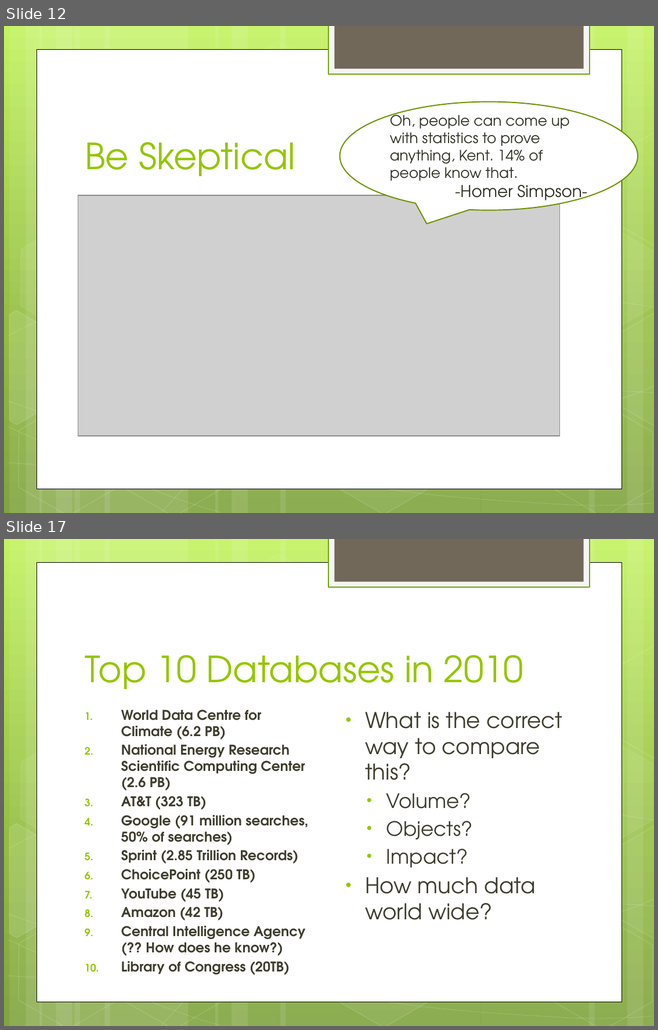
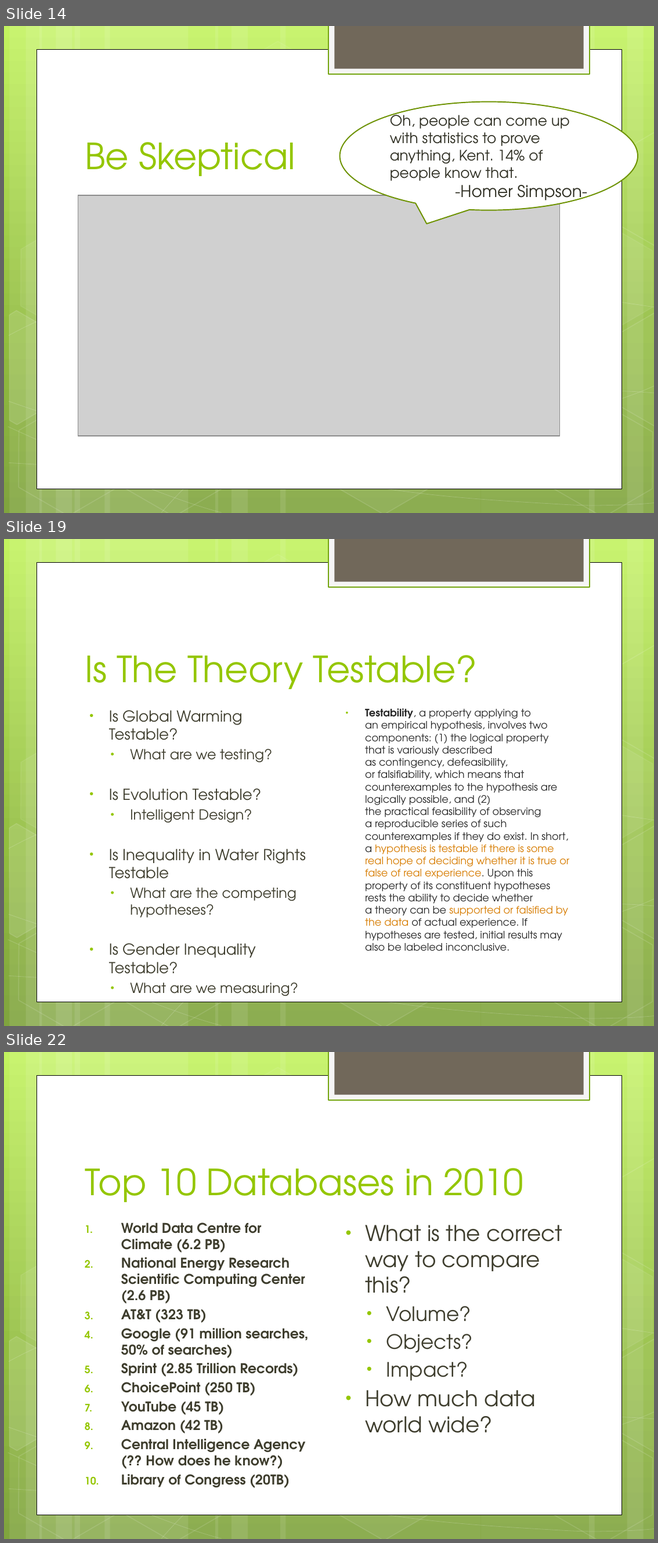
Before and after one commit to zoechao/teaching, a slide deck: final+data+lecture.pptx. Shown one above the other, each under a label of ours: slides 12 and 17 before the commit, slides 14, 19 and 22 after it; the slides between them are not shown. The pictures are 658x1030 and 658x1543 pixels, drawn with LibreOffice and Linux fonts; fonts in the diff are those of the drawing; grey boxes stand for pictures. Boxes give left, top, right and bottom in pixels: in the first picture for what was removed or moved away, otherwise in the second. Text is boxed around its words. In the diff, an @@ line names an element or a change of style, - is before the commit and + after.

```diff
--- a/final+data+lecture.pptx
+++ b/final+data+lecture.pptx
@@ slide 19 added at [4,539,654,1026], background gradient #C3F35F to #93BF3F to #81A53E; not listed: 31 template elements that a slide beside it also shows @@
@@ title added at [85,655,477,689], 40 pt, text #94C600 @@
+Is The Theory Testable?
@@ text added at [109,710,306,996], 16.8 pt, text #3E3D2D @@
+• Is Global Warming Testable?
+  • What are we testing?
+• Is Evolution Testable?
+  • Intelligent Design?
+• Is Inequality in Water Rights Testable
+  • What are the competing hypotheses?
+• Is Gender Inequality Testable?
+  • What are we measuring?
@@ text added at [365,708,569,951], 11.4 pt, text #262626 @@
+• Testability, a property applying to an empirical hypothesis, involves two components: (1) the logical property that is variously described as contingency, defeasibility, or falsifiability, which means that counterexamples to the hypothesis are logically possible, and (2) the practical feasibility of observing a reproducible series of such counterexamples if they do exist. In short, a hypothesis is testable if there is some real hope of deciding whether it is true or false of real experience. Upon this property of its constituent hypotheses rests the ability to decide whether a theory can be supported or falsified by the data of actual experience. If hypotheses are tested, initial results may also be labeled inconclusive.
@@ what was slide 12 is now slide 14 @@
@@ what was slide 17 is now slide 22 @@
```
Also in this commit, not shown: 10 slides changed, 7 other slides added, 2 slides removed.
